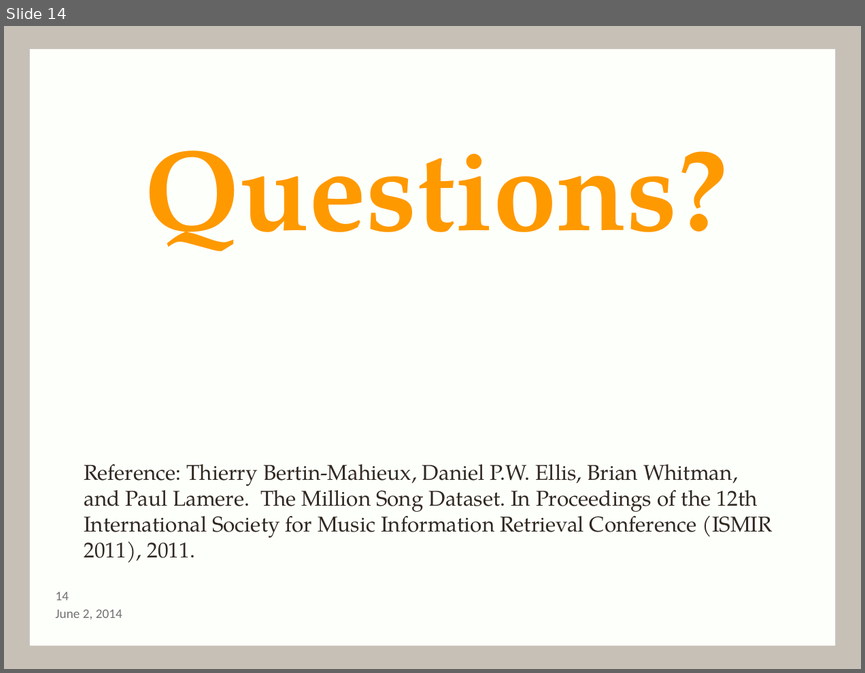
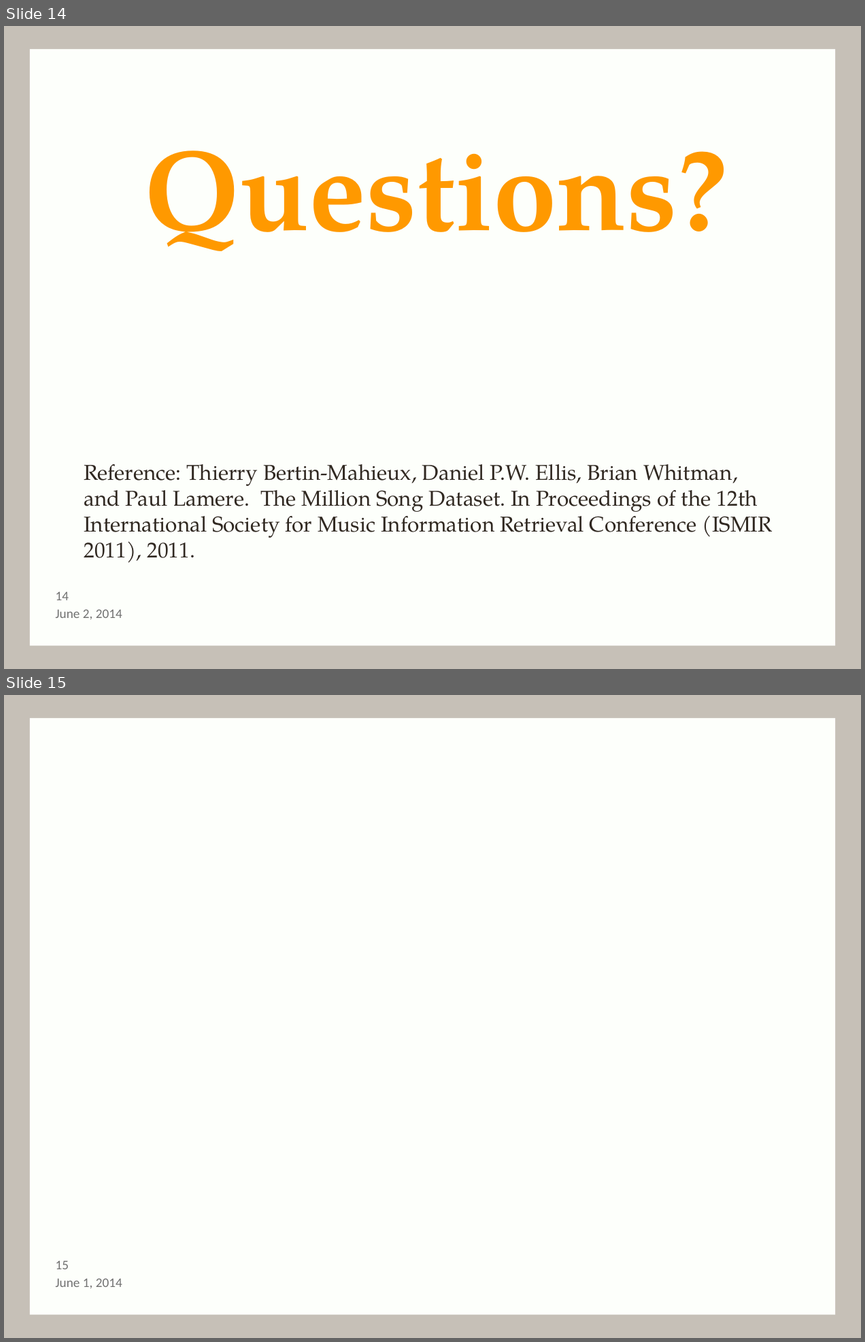
Before and after one commit to andy-olstad/POGSproj3, a slide deck: Project3_presentation-1.pptx. Shown one above the other, each under a label of ours: slide 14 before the commit, slides 14 and 15 after it. The pictures are 865x673 and 865x1342 pixels, drawn with LibreOffice and Linux fonts; fonts in the diff are those of the drawing; background and template pictures are left out. Boxes give left, top, right and bottom in pixels: in the first picture for what was removed or moved away, otherwise in the second. Text is boxed around its words. In the diff, an @@ line names an element or a change of style, - is before the commit and + after.

```diff
--- a/Project3_presentation-1.pptx
+++ b/Project3_presentation-1.pptx
@@ slide 15 added at (4,695,861,1338), background #C6C0B7; not listed: 1 template element that a slide beside it also shows @@
@@ page number added at (56,1260,69,1269), 11 pt, text #717171 @@
+15
@@ text added at (56,1278,122,1288), 11 pt, text #717171 @@
+June 1, 2014
```
Also in this commit, not shown: 3 slides changed, 1 other slide added.
